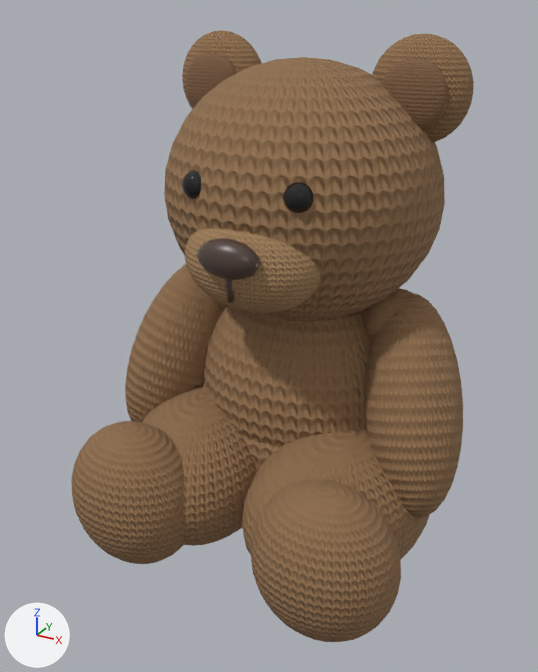
The glTF model assets/models/apartment/teddy_bear.glb: old version first, new version second.
One viewpoint serves both versions: a camera (50 mm lens) standing at (0.205, -0.427, 0.34) and looking at (-0.006, -0.043, 0.149). Arrows for +X, +Y and +Z are at lower left; the lights stay in place. The picture after the commit comes second. Vertices at exactly the same position are counted once.

In view in the first picture: 'TeddyBear'.
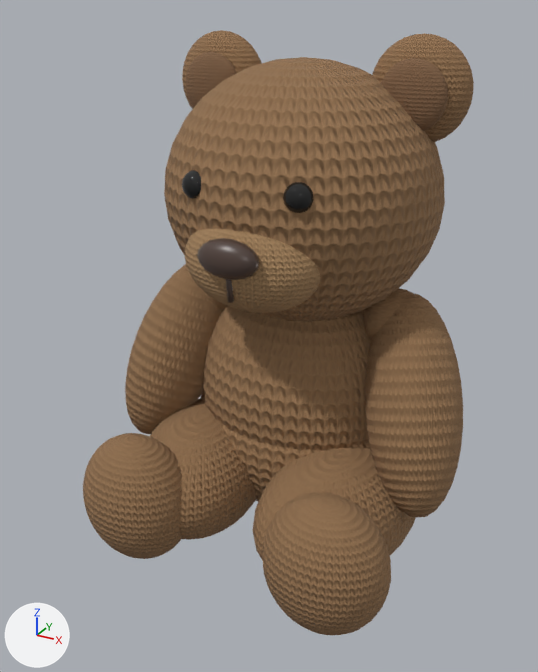
The change in detail:
me_sphere is used by ob_teddybear; location (0.0, 0.0, 0.0).
me_sphere had 7538 vertices, 14996 faces and spanned x -0.121..0.121, y -0.147..0.081, z -0.002..0.328.
me_sphere now has 7538 vertices, 14996 faces and spans x -0.121..0.121, y -0.14..0.081, z 0.0..0.328.
me_sphere part 1: 1928 of 7538 vertices moved; they spanned x -0.113..0.113, y -0.147..0.021, z -0.002..0.099 and now span x -0.107..0.107, y -0.14..0.012, z 0.002..0.09; mean shift (0.0, 0.0, -0.004); largest move (-0.068, -0.112, 0.099) -> (-0.062, -0.107, 0.003).
me_sphere part 2: 2266 kept faces spanning x -0.107..0.1, y -0.122..0.012, z 0.002..0.089 get new texture (UV) coordinates.

Pixel boxes (x1, y1, x2, y2) of what changed, in the pictures (538 x 672 px; the box of a moved part takes in the faces that stretch with it):
'TeddyBear', reshaped: before (71, 30, 474, 642); after (83, 30, 474, 635)
part 1 of me_sphere, moved or reshaped: before (71, 387, 401, 642); after (83, 401, 391, 635)
part 2 of me_sphere, surface changed: before (84, 385, 429, 560); after (92, 399, 416, 559)
